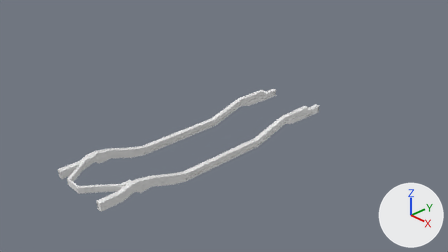
Before and after pictures for a commit that changed the Blender file JeepWillys/willysWithChassisAndSup.blend.
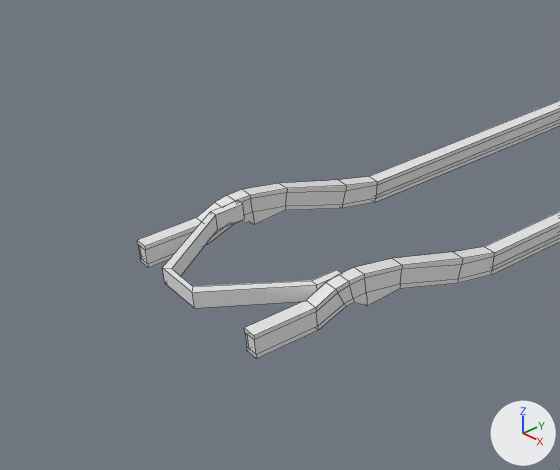
Each version is shown from the file's camera 'Camera', then close up on the part from 2% to 47% of the width and 33% to 100% of the height. Every picture has the same lights, and +X, +Y and +Z are marked at lower right. The close-ups show mesh edges as thin lines.

In view in the first close-up: 'crossMemberVbraket', 'leftFrame', 'rightFrame'.
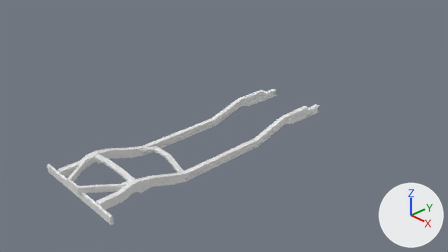
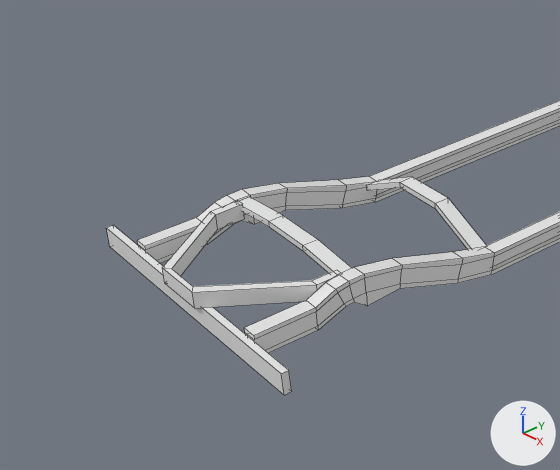
Boxes (x1, y1, x2, y2) around the edits, measured in the close-ups (560 x 470 px):
'rearBumper', added
    after: (106, 225, 292, 395)
'crossMember', added
    after: (239, 197, 352, 273)
'crossMemberForMachineGunMount', added
    after: (367, 177, 487, 249)

Patch to the scene script:
```diff
--- a/JeepWillys/willysWithChassisAndSup.blend.py
+++ b/JeepWillys/willysWithChassisAndSup.blend.py
@@ me_cube_004 @@
+me_cube_004.from_pydata(...)  # a box spanning x -1.0..1.0, y -1.0..1.0, z -1.0..1.0
@@ me_cube_005 @@
+me_cube_005.from_pydata(...)  # 16 vertices, 14 faces; spans x -3.06..3.1, y -1.2..1.0, z -2.38..1.01
@@ me_cube_006 @@
+me_cube_006.from_pydata(...)  # 16 vertices, 14 faces; spans x -3.06..3.1, y -1.2..1.0, z -9.79..1.01
@@ ob_rearbumper @@
+ob_rearbumper = bpy.data.objects.new('rearBumper', me_cube_004)
+ob_rearbumper.location = (0.001, -3.237, 0.141)
+ob_rearbumper.scale = (1.2, 0.0267, 0.0819)
@@ ob_crossmember @@
+ob_crossmember = bpy.data.objects.new('crossMember', me_cube_005)
+ob_crossmember.location = (-0.012, -2.411, 0.345)
+ob_crossmember.scale = (0.223, 0.06, 0.0243)
@@ ob_crossmemberformachinegunmount @@
+ob_crossmemberformachinegunmount = bpy.data.objects.new('crossMemberForMachineGunMount', me_cube_006)
+ob_crossmemberformachinegunmount.location = (-0.009, -1.273, 0.233)
+ob_crossmemberformachinegunmount.scale = (0.223, 0.06, 0.0243)
```
